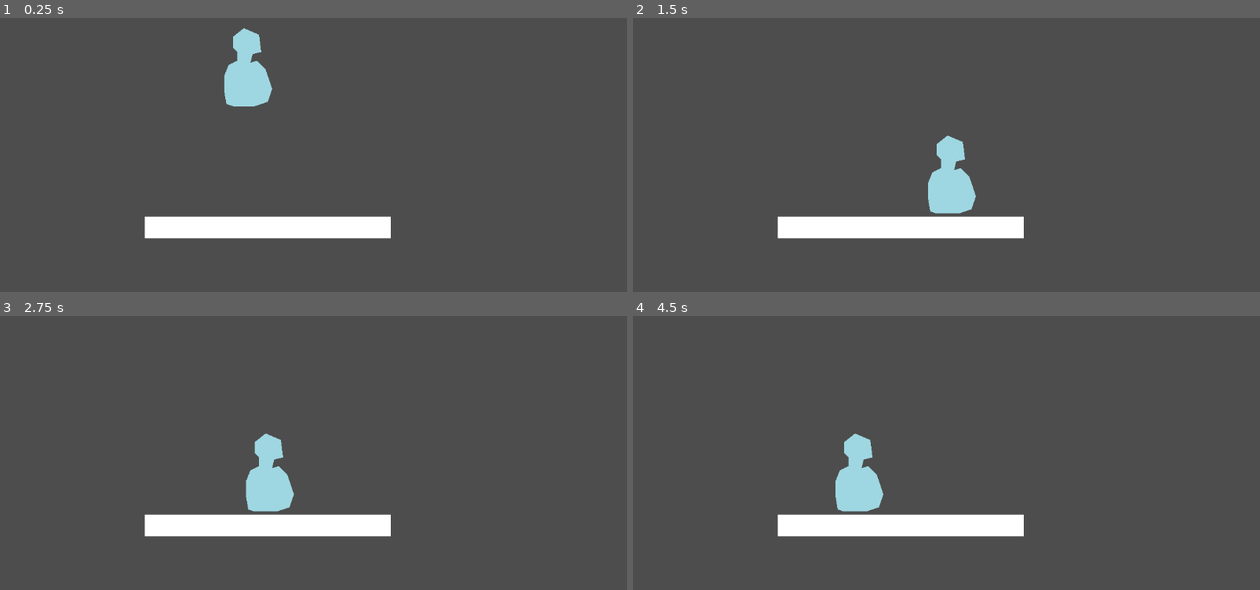
Above: before the commit, frames 1-4 (two rows, left to right).
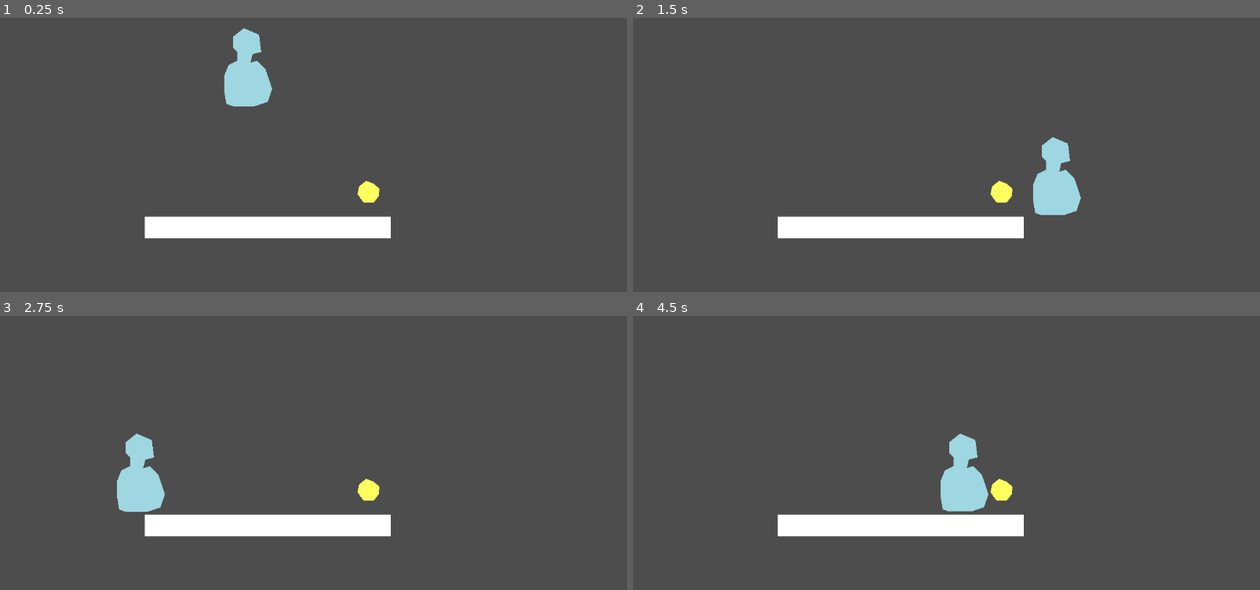
Above: after the commit, the same moments.

Repository: KarlJungtow/Minijam_icecream
Game: Godot game, scene res://scenes/test_level.tscn
The game is run twice, just before and just after one commit, with the same random seed, the same clock (stepped at 60 frames per second) and the same inputs.
Inputs:
- Up to frame 1 (0.25 s): no input
- Up to frame 2 (1.5 s): hold D (move-right) from 0.53 s (still down); tap W (jump) at 0.77 s
- Up to frame 3 (2.75 s): tap W (jump) at 1.52 s; release D (move-right) at 2.03 s; hold A (move-left) from 2.03 s (still down)
- Up to frame 4 (4.5 s): release A (move-left) at 2.78 s; hold D (move-right) 2.78-4.28 s; tap W (jump) at 3.02, 3.77 s; hold A (move-left) from 4.28 s (still down)

The runs differ from the first frame. In frame 1, 0.2% of the frame differs, in the area x 56-61%, y 59-68%; in frame 2, 3.2%; in frame 3, 3.2%, in the area x 18-61%, y 42-72%; in frame 4, 3.2%.
Error before the commit: Invalid access to property or key 'player_died' on a base object of type 'Node (globals.gd)'. (res://scripts/killzone.gd:16)

Commit message:
checkpoint-killzone

Diff:
--- /dev/null
+++ b/scenes/checkpoint.tscn
@@ -0,0 +1,14 @@
+[gd_scene load_steps=2 format=3 uid="uid://hbnmbi33fnp0"]
+
+[sub_resource type="CircleShape2D" id="CircleShape2D_ymts0"]
+radius = 21.587
+
+[node name="Checkpoint" type="Area2D" groups=["CheckPoint"]]
+
+[node name="Polygon2D" type="Polygon2D" parent="."]
+color = Color(1, 1, 0.372549, 1)
+polygon = PackedVector2Array(5, 12, 2, 27, 13, 42, 32, 42, 41, 30, 42, 16, 31, 7, 18, 2)
+
+[node name="CollisionShape2D" type="CollisionShape2D" parent="."]
+position = Vector2(21, 23)
+shape = SubResource("CircleShape2D_ymts0")
--- a/scenes/globals.gd
+++ b/scenes/globals.gd
@@ -1,6 +1,6 @@
 extends Node
 
-
+signal player_died
 
 func _ready():
 	pass
--- a/scenes/player.gd
+++ b/scenes/player.gd
@@ -13,6 +13,10 @@
 
 func _ready():
 	start_pos = position
+	G.connect("player_died",Callable(self,"die"))
+
+func die():
+	position = start_pos
 
 func _process(delta):
 	coyote_time -= delta
@@ -43,5 +47,5 @@
 
 
 func _on_player_detection_box_area_entered(area):
-	if get_tree().get_nodes_in_group("KillZone").has(area):
-		position = start_pos
+	if get_tree().get_nodes_in_group("CheckPoint").has(area):
+		start_pos = area.position
--- a/scenes/test_level.tscn
+++ b/scenes/test_level.tscn
@@ -1,7 +1,8 @@
-[gd_scene load_steps=5 format=3 uid="uid://jqr4114xgrhx"]
+[gd_scene load_steps=6 format=3 uid="uid://jqr4114xgrhx"]
 
 [ext_resource type="PackedScene" uid="uid://bjkukdy2ofn8t" path="res://scenes/player.tscn" id="1_pmj6e"]
-[ext_resource type="PackedScene" uid="uid://oxtfdsfew20n" path="res://scenes/killzone.tscn" id="2_suf0s"]
+[ext_resource type="PackedScene" uid="uid://cyft5asqax5y3" path="res://scenes/killzone.tscn" id="2_suf0s"]
+[ext_resource type="PackedScene" uid="uid://hbnmbi33fnp0" path="res://scenes/checkpoint.tscn" id="3_mhlqg"]
 
 [sub_resource type="RectangleShape2D" id="RectangleShape2D_6270u"]
 size = Vector2(462, 35)
@@ -30,3 +31,6 @@
 [node name="CollisionShape2D2" type="CollisionShape2D" parent="Killzone"]
 position = Vector2(510, 441)
 shape = SubResource("WorldBoundaryShape2D_8kowk")
+
+[node name="Checkpoint" parent="." instance=ExtResource("3_mhlqg")]
+position = Vector2(655, 441)
--- a/scripts/killzone.gd
+++ b/scripts/killzone.gd
@@ -1,6 +1,6 @@
 extends Area2D
 
-signal player_died
+
 # Called when the node enters the scene tree for the first time.
 func _ready():
 	pass # Replace with function body.
Not shown: 1 places in scenes/killzone.tscn that only renumber resources
